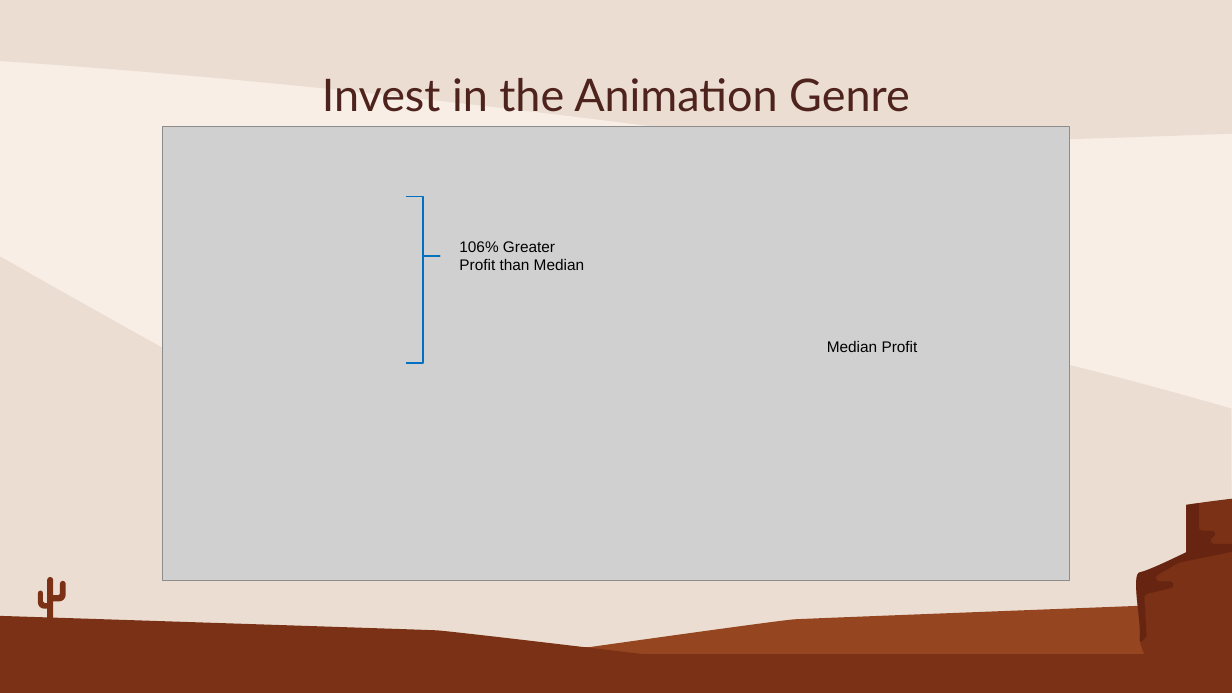
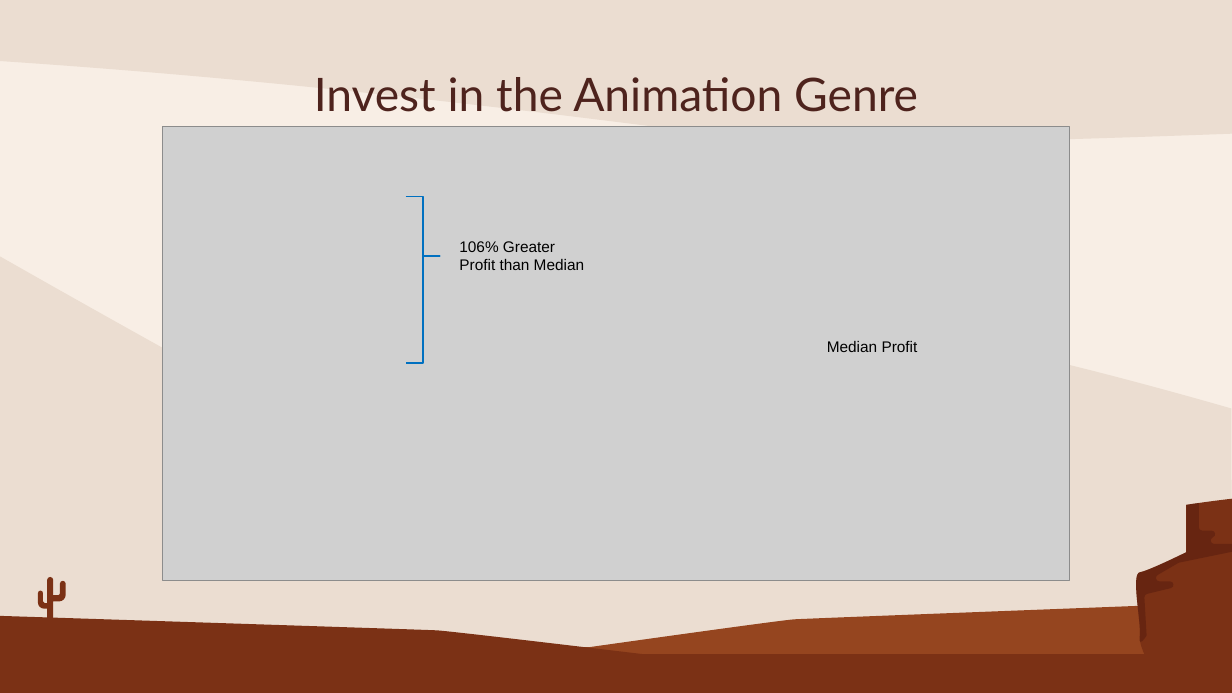
Before and after one commit to michael-pozo/Movie-Data-Analysis-, a slide deck: slide 7 of Movie Industry Analysis .pptx (slide 6 before the commit). Drawn at 1232x693 pixels with LibreOffice and Linux fonts; fonts in the diff are those of the drawing; grey boxes stand for pictures. Boxes give left, top, right and bottom in pixels: in the first picture for what was removed or moved away, otherwise in the second. Text is boxed around its words. In the diff, an @@ line names an element or a change of style, - is before the commit and + after.

```diff
--- a/Movie Industry Analysis .pptx
+++ b/Movie Industry Analysis .pptx
@@ title "Invest in the Animation Genre" at [314, 77, 918, 112]: size 35 to 36 pt @@
```
Also in this commit, not shown: 5 other slides changed, 3 slides added, 6 other files.
